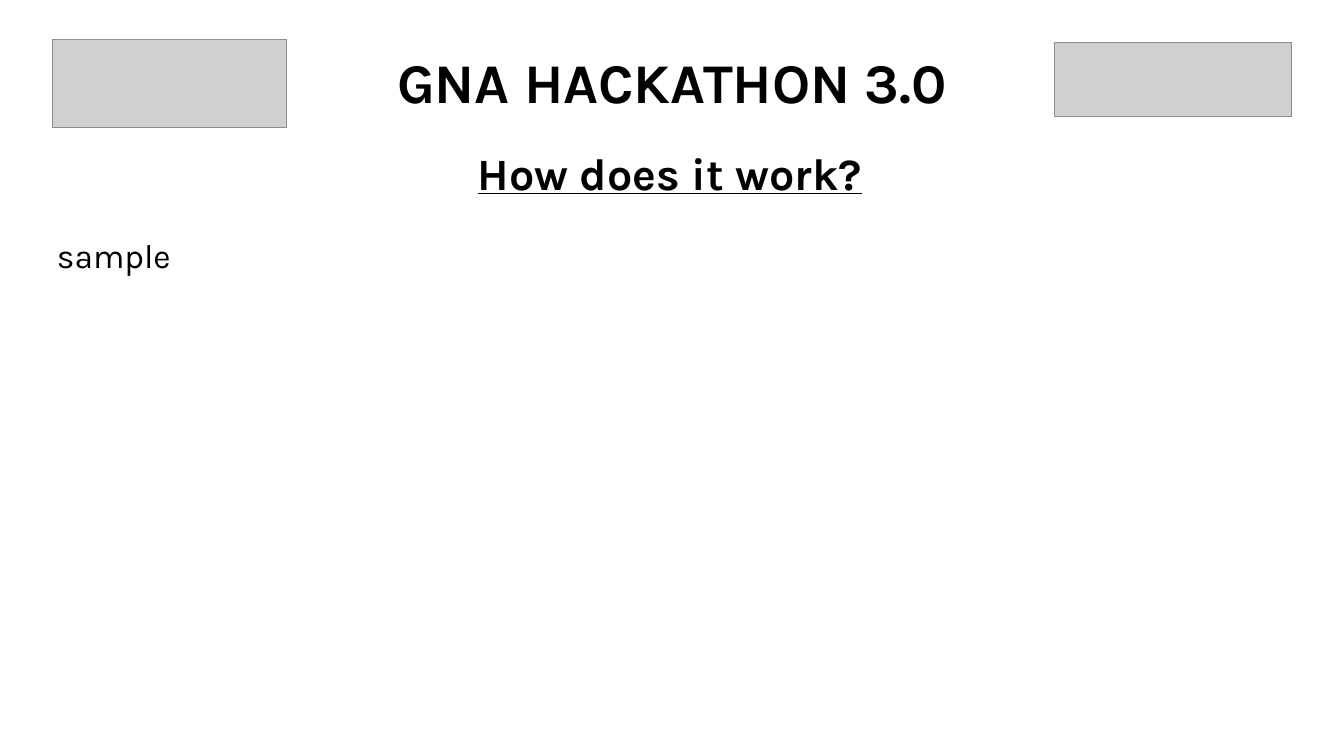
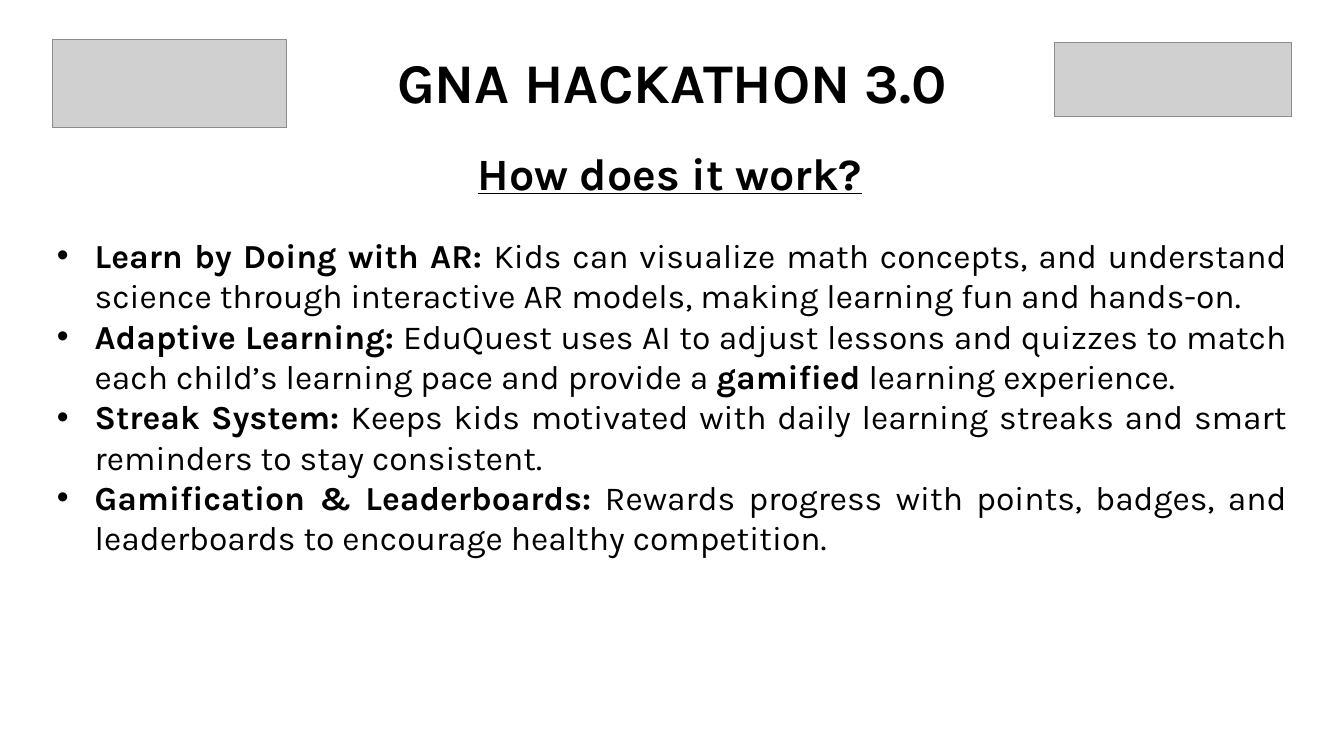
Before and after one commit to Anish0i0/eduquest, a slide deck: slide 4 of GNA Hackathon 3.0 Presentation.pptx. Drawn at 1344x756 pixels with LibreOffice and Linux fonts; fonts in the diff are those of the drawing; grey boxes stand for pictures. Boxes give left, top, right and bottom in pixels: in the first picture for what was removed or moved away, otherwise in the second. Text is boxed around its words. In the diff, an @@ line names an element or a change of style, - is before the commit and + after.

```diff
--- a/GNA Hackathon 3.0 Presentation.pptx
+++ b/GNA Hackathon 3.0 Presentation.pptx
@@ text at (x1=95, y1=244, x2=1287, y2=559): text changed @@
-sample
+• Learn by Doing with AR: Kids can visualize math concepts, and understand science through interactive AR models, making learning fun and hands-on.
+• Adaptive Learning: EduQuest uses AI to adjust lessons and quizzes to match each child’s learning pace and provide a gamified learning experience.
+• Streak System: Keeps kids motivated with daily learning streaks and smart reminders to stay consistent.
+• Gamification & Leaderboards: Rewards progress with points, badges, and leaderboards to encourage healthy competition.
```
Also in this commit, not shown: 6 other slides changed.
